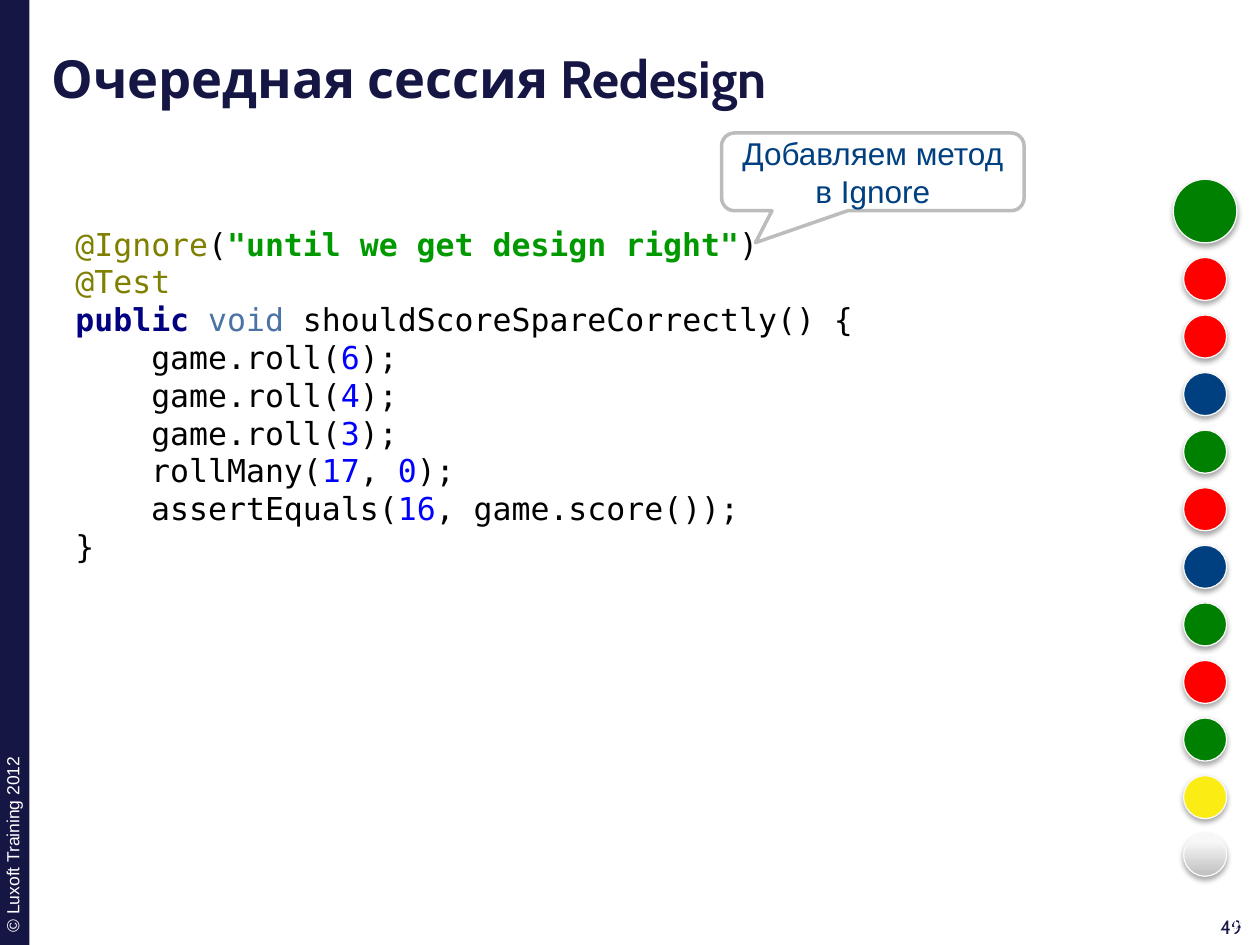
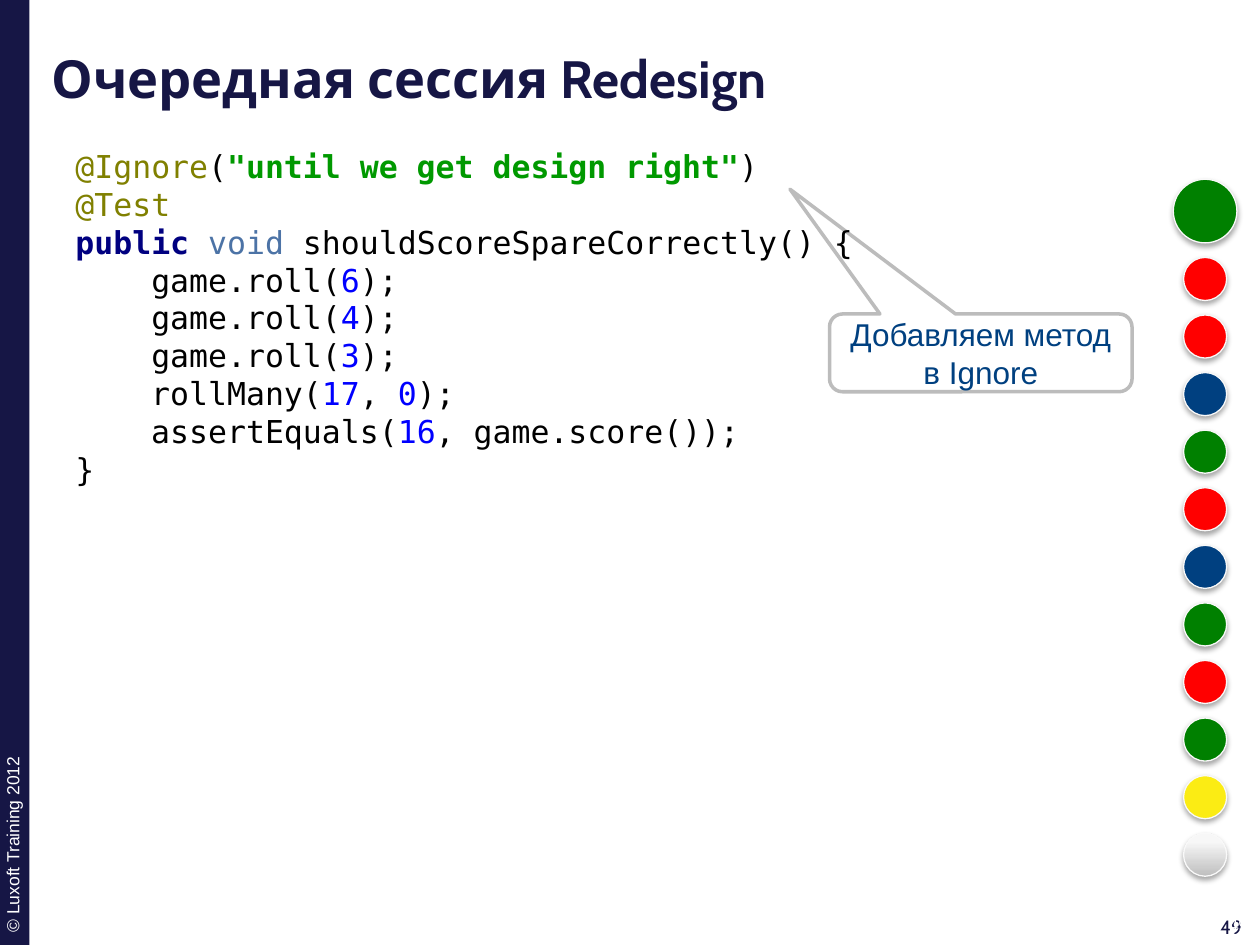
Before and after one commit to ivan-dyachenko/Trainings, a slide deck: slide 49 of Test Driven Development/materials/pptx/1. TDD-Introduction.pptx. Drawn at 1260x945 pixels with LibreOffice and Linux fonts; fonts in the diff are those of the drawing; background and template pictures are left out. Boxes give left, top, right and bottom in pixels: in the first picture for what was removed or moved away, otherwise in the second. Text is boxed around its words. In the diff, an @@ line names an element or a change of style, - is before the commit and + after.

```diff
--- a/Test Driven Development/materials/pptx/1. TDD-Introduction.pptx
+++ b/Test Driven Development/materials/pptx/1. TDD-Introduction.pptx
@@ text "@Ignore("until we get design right")": place and size @@
-text "@Ignore("until we get design right")" at (75, 230, 815, 527)
+text "@Ignore("until we get design right")" at (75, 153, 815, 450)
@@ rounded speech box "Добавляем метод в Ignore": place and size @@
-rounded speech box "Добавляем метод в Ignore" at (722, 134, 1024, 212)
+rounded speech box "Добавляем метод в Ignore" at (829, 314, 1131, 392)
@@ rounded speech box "Добавляем метод в Ignore" at (829, 314, 1131, 392): proportions changed @@
```
Also in this commit, not shown: 22 other slides changed, 7 other files.
